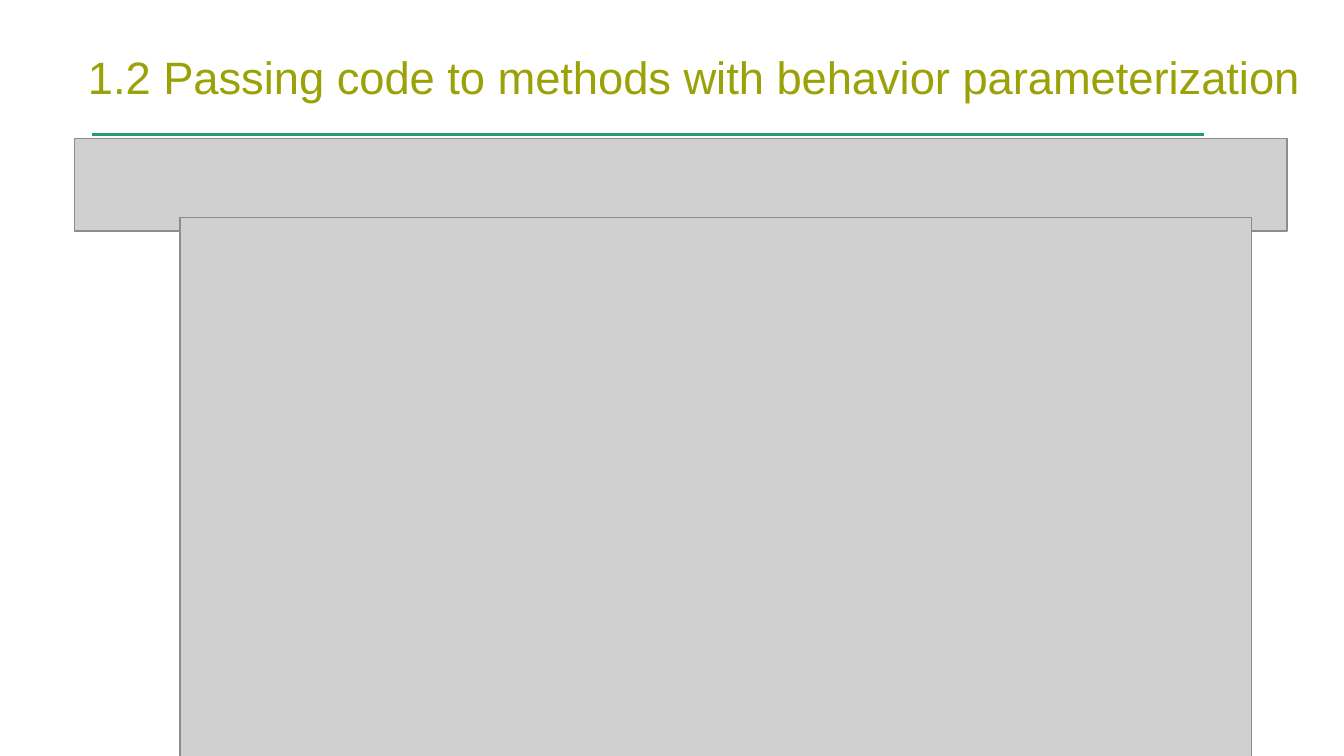
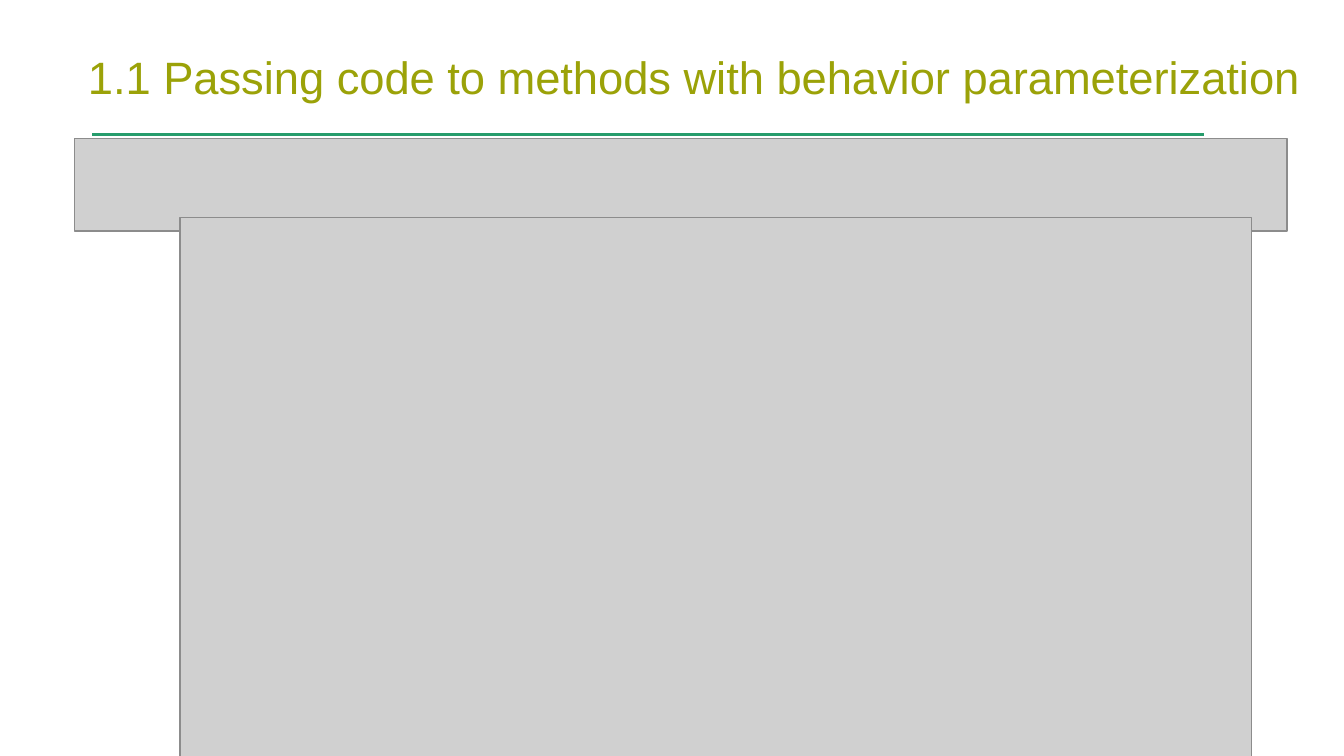
Before and after one commit to huiGod/other, a slide deck: slide 9 of java8.pptx. Drawn at 1344x756 pixels with LibreOffice and Linux fonts; fonts in the diff are those of the drawing; grey boxes stand for pictures; background and template pictures are left out. Boxes give left, top, right and bottom in pixels: in the first picture for what was removed or moved away, otherwise in the second. Text is boxed around its words. In the diff, an @@ line names an element or a change of style, - is before the commit and + after.

```diff
--- a/java8.pptx
+++ b/java8.pptx
@@ title at box(88, 61, 1300, 103): text changed @@
-1.2 Passing code to methods with behavior parameterization
+1.1 Passing code to methods with behavior parameterization
```
Also in this commit, not shown: 11 other slides changed, 13 slides added, 14 slides removed, 2 other files.
